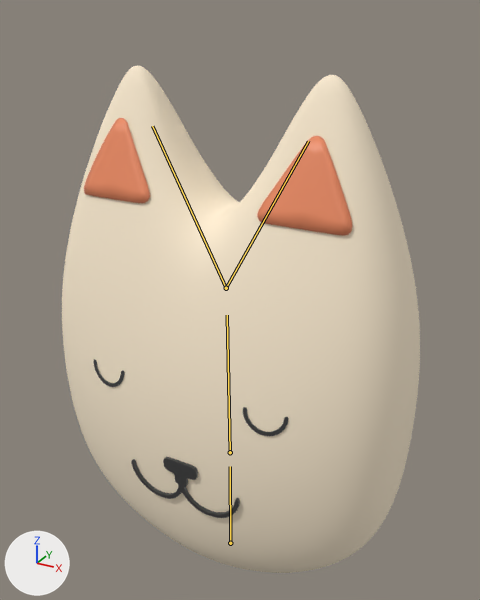
The glTF model public/scene/mascotRoom.glb: old version first, new version second.
Before and after are seen from a 50 mm camera at (2.73, -4.84, 5.8) aimed at (0.01, 0.11, 3.32). Lighting does not change. The marker at lower left points along +X, +Y and +Z. The bones that bend it are drawn over the model as lines.

Names of what the first picture shows: 'Cube.032', 'Ears', 'Mouth Closed', 'Plane.591'.
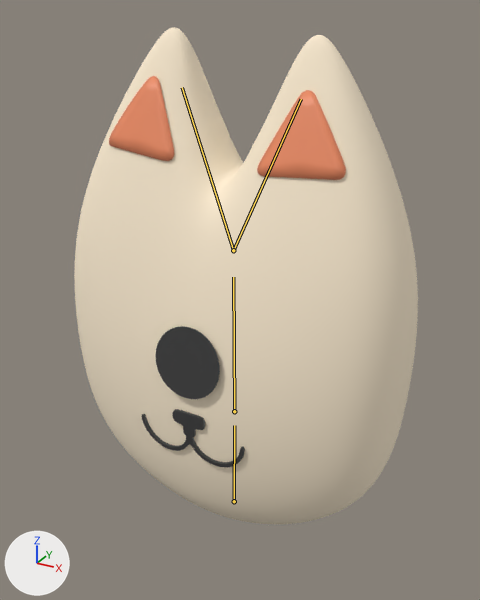
The newer file adds an action. The first version stands in its rest pose; the second is drawn at frame 16 of the action 'Armature.006Action'.

Pixel boxes (x1, y1, x2, y2) of what changed, in the pictures (480 x 600 px):
'Cube.032', no longer drawn (beige): before (62, 66, 420, 573)
'Body', now drawn (beige): after (74, 27, 418, 524)
'Ears', posed (12% narrower, 12% shorter): before (84, 118, 352, 236); after (109, 76, 346, 180)
'Circle.051', now drawn (black): after (155, 326, 220, 399)
'Mouth Closed', posed: before (131, 457, 240, 518); after (142, 409, 245, 467)
'Plane.591', no longer drawn (black): before (94, 360, 288, 436)
bone 'Bottom', root to tip: before (230, 543) to (230, 466); after (234, 501) to (234, 425)
bone 'Ear Right', root to tip: before (226, 288) to (308, 141); after (233, 250) to (301, 99)
bone 'Ear Left', root to tip: before (226, 288) to (152, 126); after (233, 250) to (182, 87)

The change in detail:
Object 'Armature.006' (bone_rig_object) moves from (0.0, -0.078, 0.609) to (0.0, 0.004, 0.616).
Object 'Armature.006' (bone_rig_object) turns from (-15, 0, 0) to (-16, 0, 0) degrees about its own x, y and z.
Bone 'Bottom' (bone_bottom) moves from (0.0, 0.0, 0.0) to (0.0, 0.416, 0.008).
Bone 'Bottom' (bone_bottom) is rescaled from (1.0, 1.0, 1.0) to (0.94, 0.94, 0.94).
Bone 'Ear Right' (bone_ear_right) turns from (0, 0, 0) to (1, 0, 5) degrees about its own x, y and z.
Bone 'Ear Left' (bone_ear_left) turns from (0, 0, 0) to (0, 0, -7) degrees about its own x, y and z.
